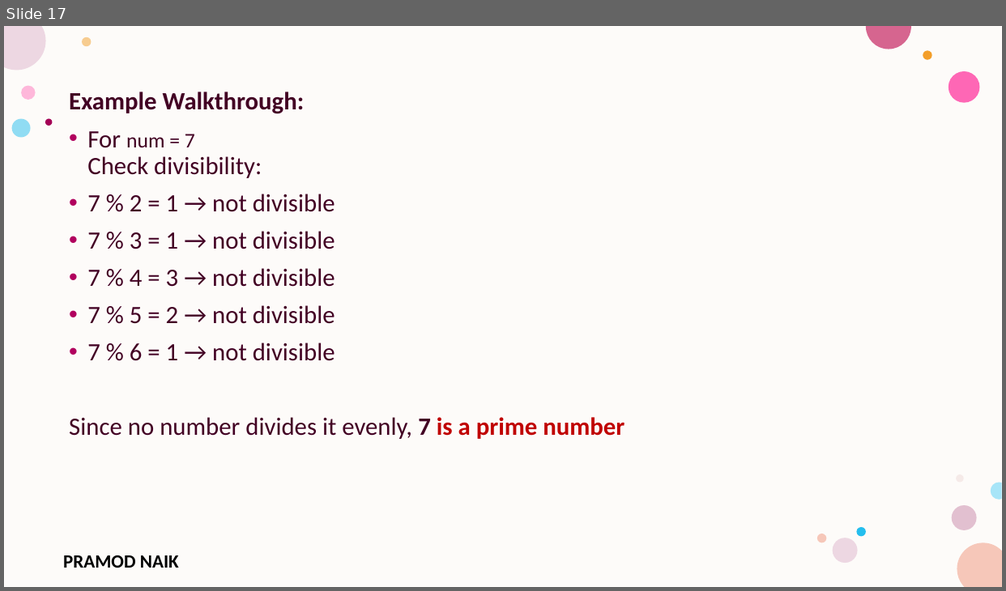
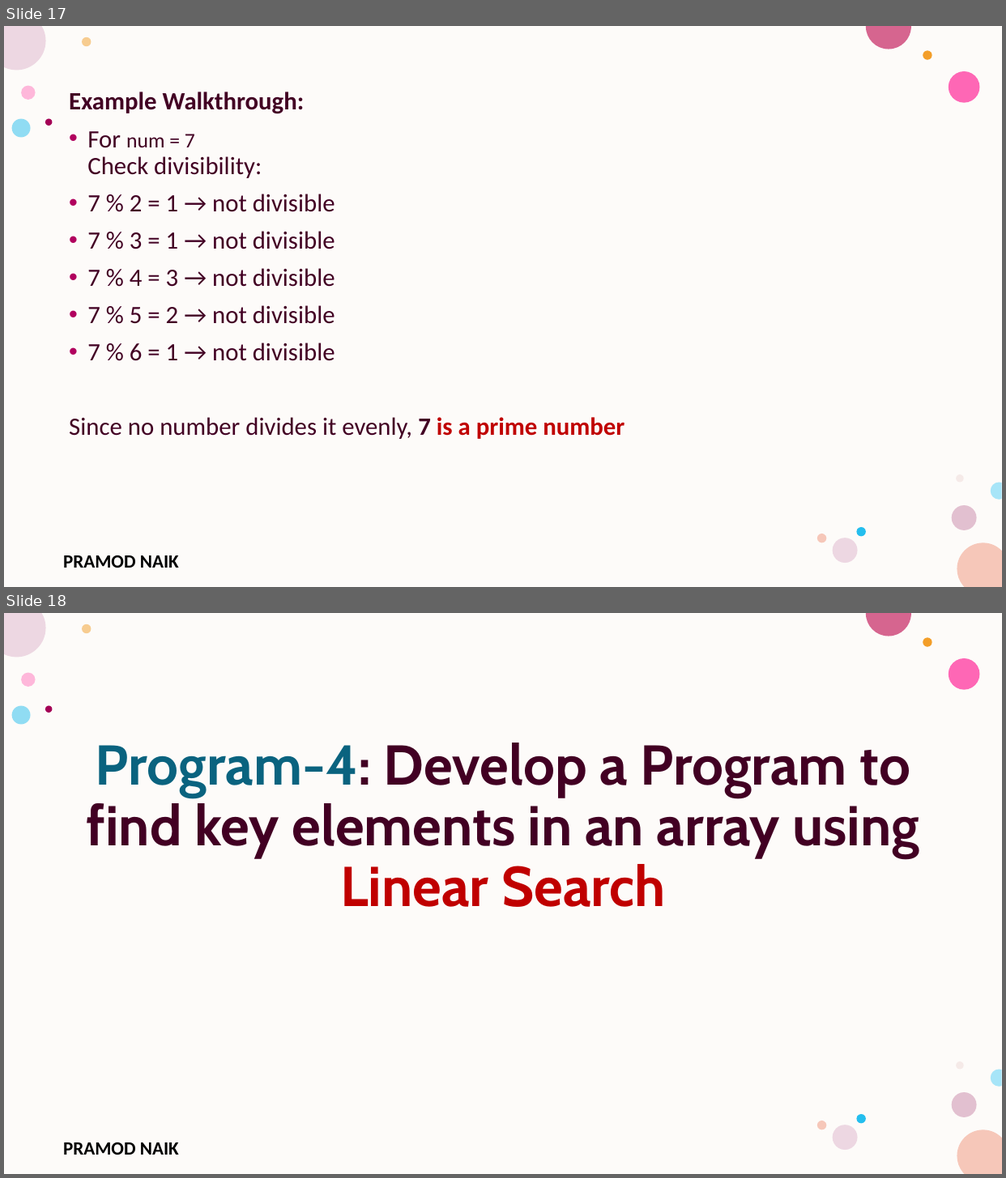
Before and after one commit to PRAMODNAIK-DEV/C-Programming-Lab-Engineering, a slide deck: Lab Programs.pptx. Shown one above the other, each under a label of ours: slide 17 before the commit, slides 17 and 18 after it. The pictures are 1006x591 and 1006x1178 pixels, drawn with LibreOffice and Linux fonts; fonts in the diff are those of the drawing; background and template pictures are left out. Boxes give left, top, right and bottom in pixels: in the first picture for what was removed or moved away, otherwise in the second. Text is boxed around its words. In the diff, an @@ line names an element or a change of style, - is before the commit and + after.

Commit message:
Completed Program-4

```diff
--- a/Lab Programs.pptx
+++ b/Lab Programs.pptx
@@ slide 18 added at <box>4,613,1002,1174</box>, background #FFFFFF; not listed: 17 template elements that a slide beside it also shows @@
@@ text added at <box>87,743,919,907</box>, 54 pt, text #420023, bold @@
+Program-4: Develop a Program to find key elements in an array using Linear Search
```
Also in this commit, not shown: 2 other slides added, 2 slides removed, 1 other file.
